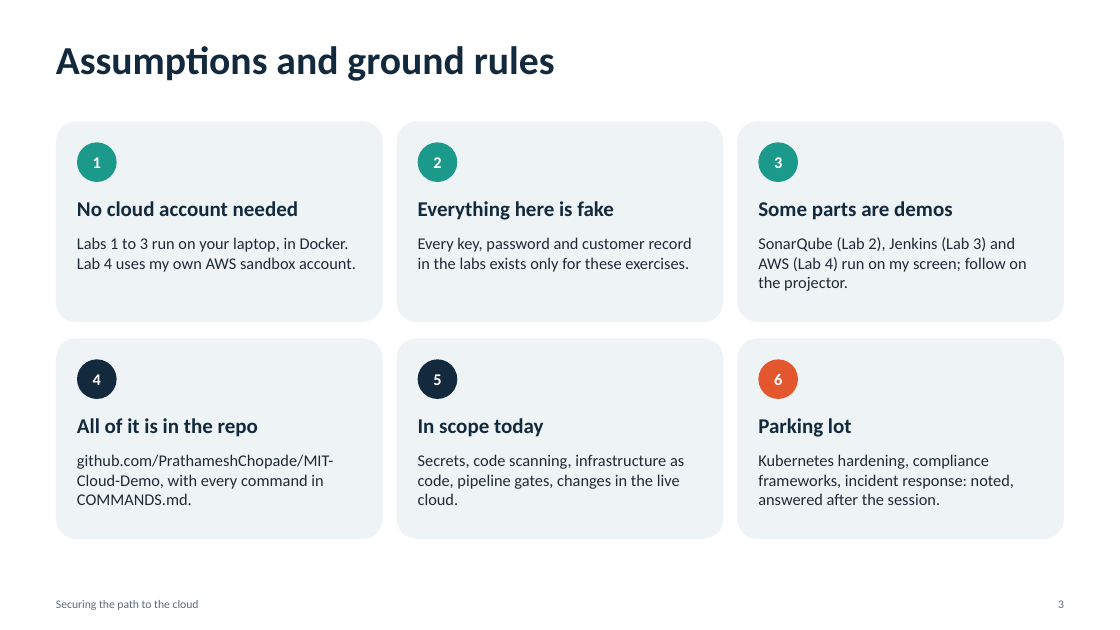
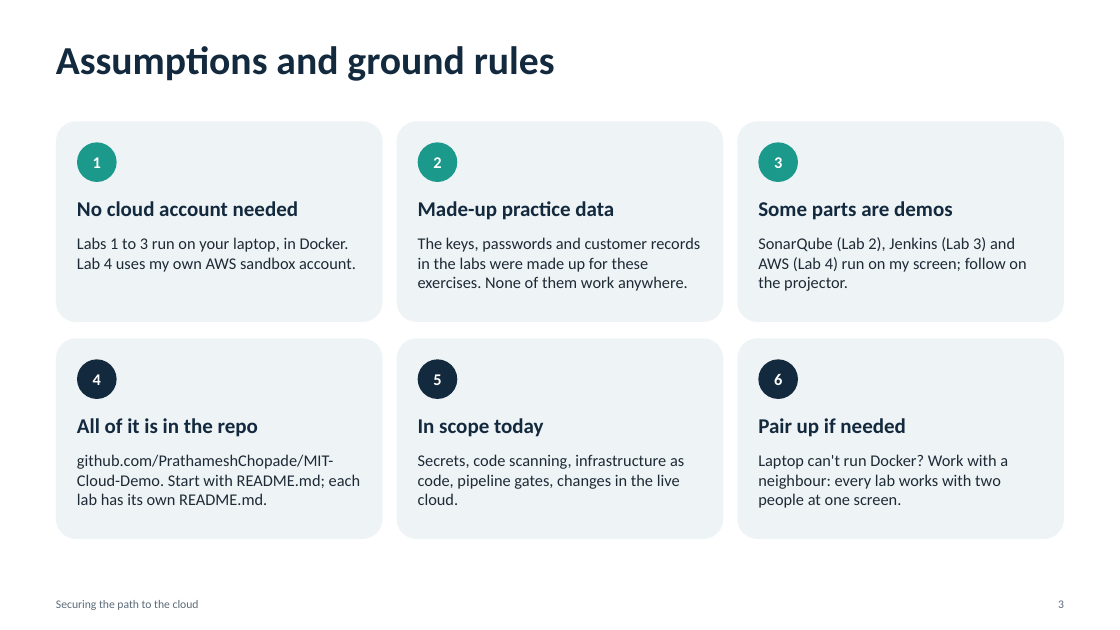
Before and after one commit to PrathameshChopade/MIT-Cloud-Demo, a slide deck: slide 3 of presentation/Securing-the-Path-to-the-Cloud.pptx. Drawn at 1120x630 pixels with LibreOffice and Linux fonts; fonts in the diff are those of the drawing. Boxes give left, top, right and bottom in pixels: in the first picture for what was removed or moved away, otherwise in the second. Text is boxed around its words. In the diff, an @@ line names an element or a change of style, - is before the commit and + after.

Commit message:
Deck: lab guide slides instead of command slides; slide 3 reworded, points to README.md

```diff
--- a/presentation/Securing-the-Path-to-the-Cloud.pptx
+++ b/presentation/Securing-the-Path-to-the-Cloud.pptx
@@ text at (x1=418, y1=201, x2=614, y2=220): text changed @@
-Everything here is fake
+Made-up practice data
@@ text at (x1=418, y1=237, x2=701, y2=291): text changed @@
-Every key, password and customer record in the labs exists only for these exercises.
+The keys, passwords and customer records in the labs were made up for these exercises. None of them work anywhere.
@@ ellipse "6" at (x1=759, y1=360, x2=798, y2=399): fill #E4572E to #13293D @@
@@ text at (x1=758, y1=418, x2=905, y2=437): text changed @@
-Parking lot
+Pair up if needed
@@ text at (x1=77, y1=454, x2=360, y2=505): text changed @@
-github.com/PrathameshChopade/MIT-Cloud-Demo, with every command in COMMANDS.md.
+github.com/PrathameshChopade/MIT-Cloud-Demo. Start with README.md; each lab has its own README.md.
@@ text at (x1=758, y1=454, x2=1008, y2=508): text changed @@
-Kubernetes hardening, compliance frameworks, incident response: noted, answered after the session.
+Laptop can't run Docker? Work with a neighbour: every lab works with two people at one screen.
```
Also in this commit, not shown: 3 other slides changed, 4 slides added, 4 slides removed.
